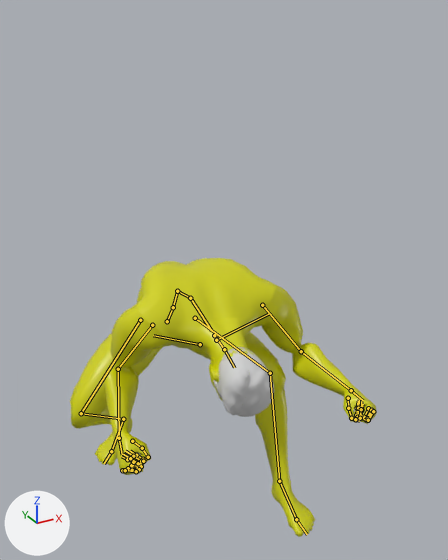
An edit to the glTF model assets/models/character/guardian.glb, drawn before and after from the same camera.
Both versions are drawn from a 50 mm camera at (-0.891, -1.931, 1.841) aimed at (0.085, -0.156, 0.953). Every picture has the same lights, and +X, +Y and +Z are marked at lower left. The picture after the commit comes second. Both versions are drawn at frame 1 of the action 'HitStagger'; the numbers are the values there. The bones that change, and the others that lie on the model, are drawn over the model as lines.

The first picture shows 'StoneGuardian'.
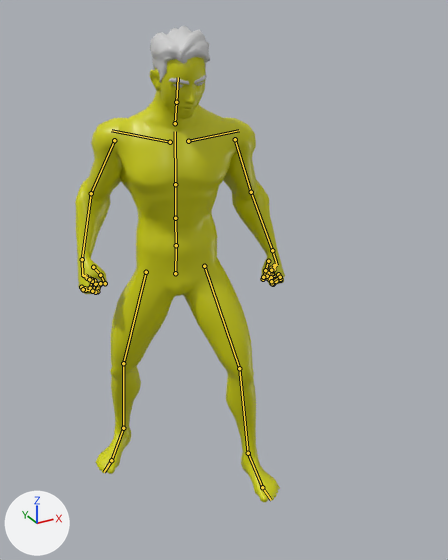
Patch to the scene script:
```diff
--- a/assets/models/character/guardian.glb.py
+++ b/assets/models/character/guardian.glb.py
@@ bone_pelvis @@
 bone_pelvis = bpy.data.objects['WarriorRig'].pose.bones['pelvis']  # child of 'root'
-bone_pelvis.location = (0.005, -0.327, -0.054)
-bone_pelvis.rotation_quaternion = (0.974, 0.197, -0.116, -0.001)  # degrees (23, -13, -3)
+bone_pelvis.location = (0.005, -0.055, -0.026)
+bone_pelvis.rotation_quaternion = (0.992, -0.04, -0.113, 0.027)  # degrees (-5, -13, 4)
@@ bone_spine_02 @@
 bone_spine_02 = bpy.data.objects['WarriorRig'].pose.bones['spine_02']  # child of 'spine_01'
-bone_spine_02.rotation_quaternion = (0.888, 0.457, 0.023, -0.051)  # degrees (54, 5, -4)
+bone_spine_02.rotation_quaternion = (0.994, 0.103, 0.001, -0.001)  # degrees (12, 0, 0)
@@ bone_spine_03 @@
 bone_spine_03 = bpy.data.objects['WarriorRig'].pose.bones['spine_03']  # child of 'spine_02'
-bone_spine_03.rotation_quaternion = (0.938, 0.338, 0.082, -0.009)  # degrees (40, 9, 2)
+bone_spine_03.rotation_quaternion = (0.995, 0.099, 0.003, 0.0)  # degrees (11, 0, 0)
@@ bone_neck_01 @@
 bone_neck_01 = bpy.data.objects['WarriorRig'].pose.bones['neck_01']  # child of 'spine_03'
-bone_neck_01.rotation_quaternion = (0.947, -0.315, -0.05, 0.028)  # degrees (-37, -4, 5)
+bone_neck_01.rotation_quaternion = (0.995, -0.099, -0.002, 0.001)  # degrees (-11, 0, 0)
@@ bone_head @@
 bone_head = bpy.data.objects['WarriorRig'].pose.bones['Head']  # child of 'neck_01'
-bone_head.rotation_quaternion = (0.972, 0.233, 0.019, -0.014)  # degrees (27, 2, -1)
+bone_head.rotation_quaternion = (0.992, 0.082, 0.094, 0.005)  # degrees (10, 11, 1)
@@ bone_upperarm_l @@
 bone_upperarm_l = bpy.data.objects['WarriorRig'].pose.bones['upperarm_l']  # child of 'clavicle_l'
-bone_upperarm_l.rotation_quaternion = (0.889, 0.342, -0.004, 0.304)  # degrees (38, -12, 33)
+bone_upperarm_l.rotation_quaternion = (0.831, -0.05, 0.007, -0.551)  # degrees (-5, -2, -67)
@@ bone_lowerarm_l @@
 bone_lowerarm_l = bpy.data.objects['WarriorRig'].pose.bones['lowerarm_l']  # child of 'upperarm_l'
-bone_lowerarm_l.rotation_quaternion = (0.481, 0.163, -0.722, 0.469)  # degrees (79, -122, -24)
+bone_lowerarm_l.rotation_quaternion = (0.963, 0.265, 0.017, 0.01)  # degrees (31, 2, 2)
@@ bone_upperarm_r @@
 bone_upperarm_r = bpy.data.objects['WarriorRig'].pose.bones['upperarm_r']  # child of 'clavicle_r'
-bone_upperarm_r.rotation_quaternion = (0.806, 0.591, 0.0, 0.02)  # degrees (72, -1, 2)
+bone_upperarm_r.rotation_quaternion = (0.833, -0.068, -0.007, 0.547)  # degrees (-7, 4, 66)
@@ bone_lowerarm_r @@
 bone_lowerarm_r = bpy.data.objects['WarriorRig'].pose.bones['lowerarm_r']  # child of 'upperarm_r'
-bone_lowerarm_r.rotation_quaternion = (0.499, 0.423, 0.618, -0.436)  # degrees (44, 100, -31)
+bone_lowerarm_r.rotation_quaternion = (0.922, 0.359, -0.128, 0.051)  # degrees (43, -16, 0)
@@ bone_thigh_l @@
 bone_thigh_l = bpy.data.objects['WarriorRig'].pose.bones['thigh_l']  # child of 'pelvis'
-bone_thigh_l.rotation_quaternion = (0.63, -0.681, 0.003, -0.375)  # degrees (-85, -30, -33)
+bone_thigh_l.rotation_quaternion = (0.982, -0.14, 0.001, -0.119)  # degrees (-16, -2, -14)
@@ bone_calf_l @@
 bone_calf_l = bpy.data.objects['WarriorRig'].pose.bones['calf_l']  # child of 'thigh_l'
-bone_calf_l.rotation_quaternion = (0.812, 0.492, -0.25, 0.19)  # degrees (61, -36, 4)
+bone_calf_l.rotation_quaternion = (0.978, 0.169, -0.114, 0.036)  # degrees (19, -14, 2)
@@ bone_foot_l @@
 bone_foot_l = bpy.data.objects['WarriorRig'].pose.bones['foot_l']  # child of 'calf_l'
-bone_foot_l.rotation_quaternion = (0.97, 0.148, 0.079, 0.174)  # degrees (18, 6, 21)
+bone_foot_l.rotation_quaternion = (0.995, 0.03, -0.03, 0.089)  # degrees (3, -4, 10)
@@ bone_thigh_r @@
 bone_thigh_r = bpy.data.objects['WarriorRig'].pose.bones['thigh_r']  # child of 'pelvis'
-bone_thigh_r.rotation_quaternion = (0.847, -0.407, -0.002, 0.341)  # degrees (-46, 16, 37)
+bone_thigh_r.rotation_quaternion = (0.988, 0.095, -0.001, 0.122)  # degrees (11, -1, 14)
@@ bone_calf_r @@
 bone_calf_r = bpy.data.objects['WarriorRig'].pose.bones['calf_r']  # child of 'thigh_r'
-bone_calf_r.rotation_quaternion = (0.614, 0.685, 0.229, -0.318)  # degrees (94, 46, -6)
+bone_calf_r.rotation_quaternion = (0.926, 0.101, 0.353, -0.077)  # degrees (10, 42, -6)
@@ bone_foot_r @@
 bone_foot_r = bpy.data.objects['WarriorRig'].pose.bones['foot_r']  # child of 'calf_r'
-bone_foot_r.rotation_quaternion = (0.911, -0.38, 0.008, -0.16)  # degrees (-44, -6, -17)
+bone_foot_r.rotation_quaternion = (0.982, -0.078, 0.054, -0.162)  # degrees (-10, 5, -19)
```

Boxes [x1, y1, x2, y2] around the edits, measured in the pictures (448 x 560 px):
'StoneGuardian', posed (31% narrower, 70% taller): before [70, 258, 377, 537]; after [75, 26, 285, 502]
bone 'pelvis', root to tip: before (167, 321) to (172, 309); after (175, 273) to (176, 248)
bone 'spine_02', root to tip: before (177, 291) to (190, 298); after (175, 218) to (175, 184)
bone 'spine_03', root to tip: before (190, 298) to (211, 330); after (175, 184) to (175, 131)
bone 'neck_01', root to tip: before (214, 335) to (224, 349); after (175, 123) to (176, 102)
bone 'Head', root to tip: before (224, 349) to (234, 367); after (176, 102) to (178, 77)
bone 'upperarm_l', root to tip: before (262, 305) to (301, 351); after (235, 139) to (251, 192)
bone 'lowerarm_l', root to tip: before (301, 351) to (351, 390); after (251, 192) to (272, 250)
bone 'upperarm_r', root to tip: before (152, 325) to (118, 369); after (114, 140) to (91, 193)
bone 'lowerarm_r', root to tip: before (118, 369) to (119, 438); after (91, 193) to (82, 259)
bone 'thigh_l', root to tip: before (195, 318) to (270, 373); after (204, 266) to (239, 368)
bone 'calf_l', root to tip: before (270, 373) to (279, 481); after (239, 368) to (248, 453)
bone 'foot_l', root to tip: before (279, 481) to (296, 519); after (248, 453) to (262, 487)
bone 'thigh_r', root to tip: before (140, 320) to (81, 413); after (146, 272) to (123, 363)
bone 'calf_r', root to tip: before (81, 413) to (123, 419); after (123, 363) to (123, 428)
bone 'foot_r', root to tip: before (123, 419) to (111, 451); after (123, 428) to (111, 460)
